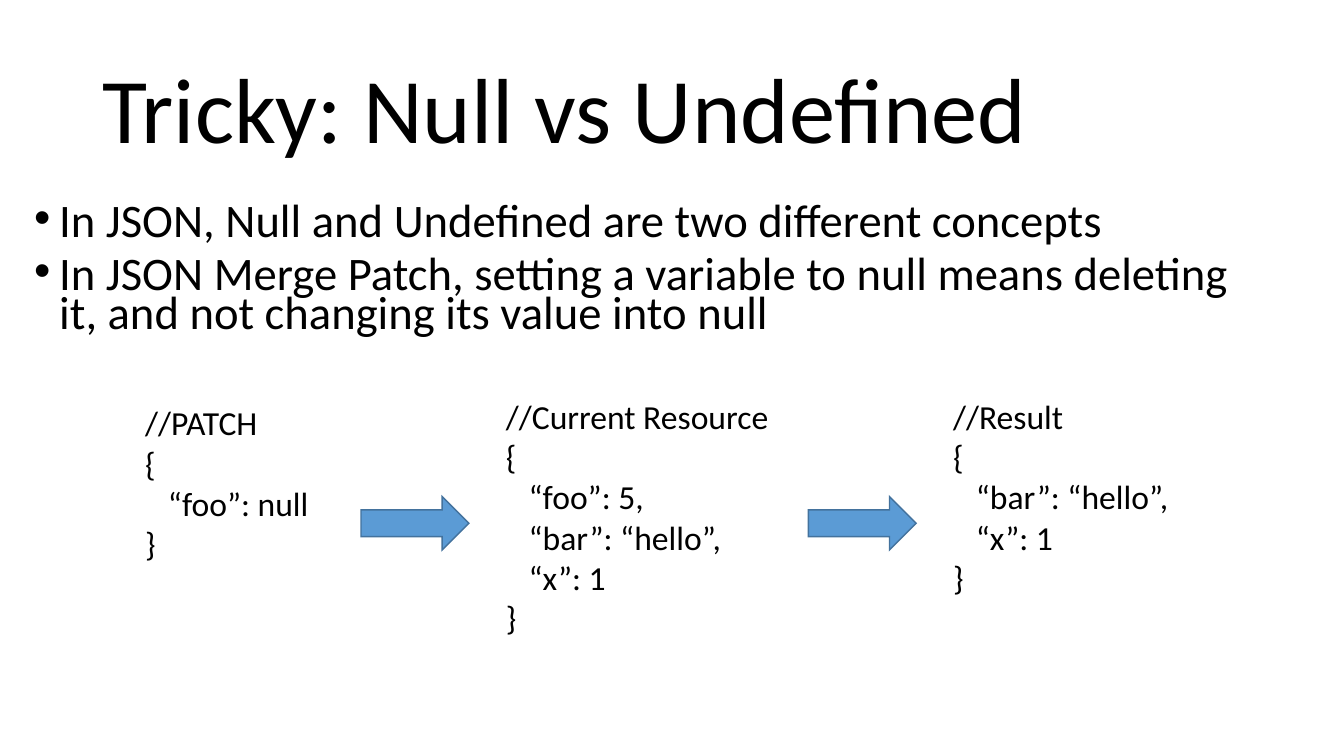
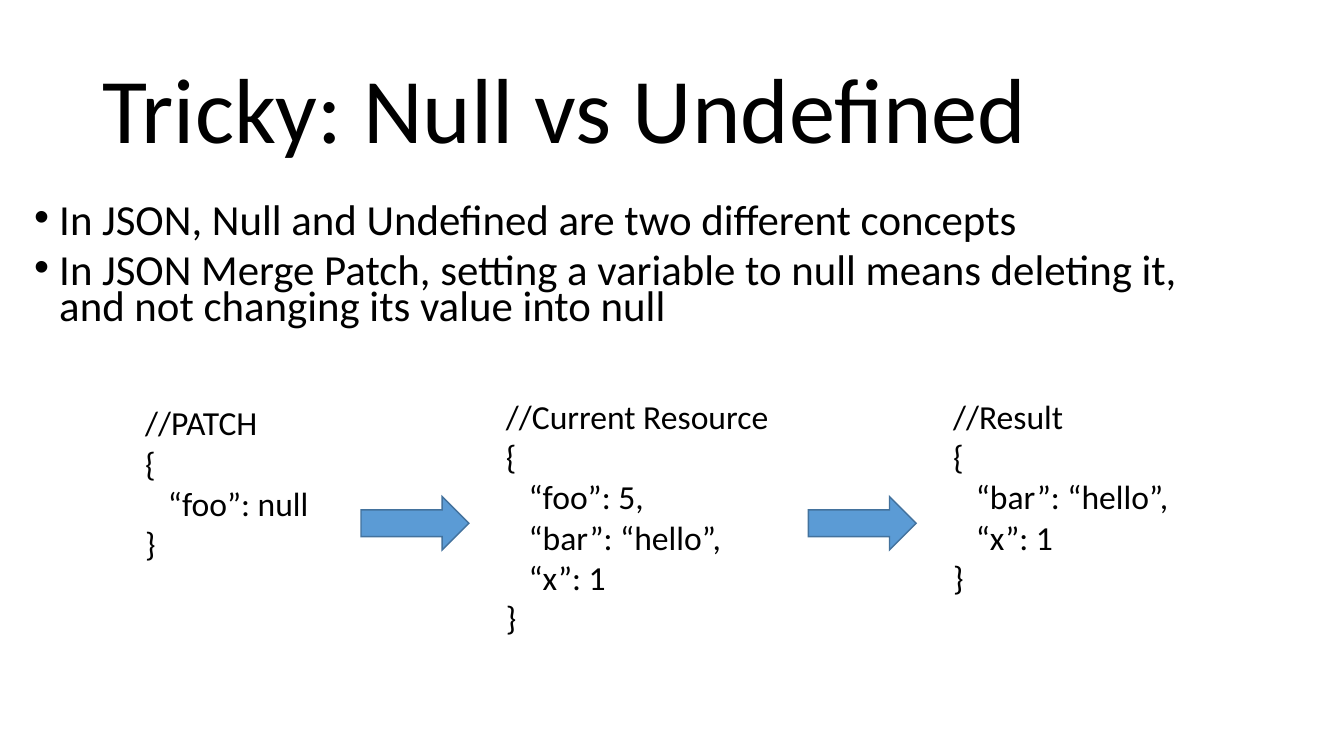
Before and after one commit to arcuri82/testing_security_development_enterprise_systems, a slide deck: slide 17 of doc/advanced/slides/lesson_03.pptx. Drawn at 1344x756 pixels with LibreOffice and Linux fonts; fonts in the diff are those of the drawing. Boxes give left, top, right and bottom in pixels: in the first picture for what was removed or moved away, otherwise in the second. Text is boxed around its words. In the diff, an @@ line names an element or a change of style, - is before the commit and + after.

```diff
--- a/doc/advanced/slides/lesson_03.pptx
+++ b/doc/advanced/slides/lesson_03.pptx
@@ text "In JSON, Null and Undefined ..." at box(59, 205, 1177, 329): size 33.3 to 30.6 pt @@
```
Also in this commit, not shown: 5 other slides changed, 9 slides added, 2 other files.
